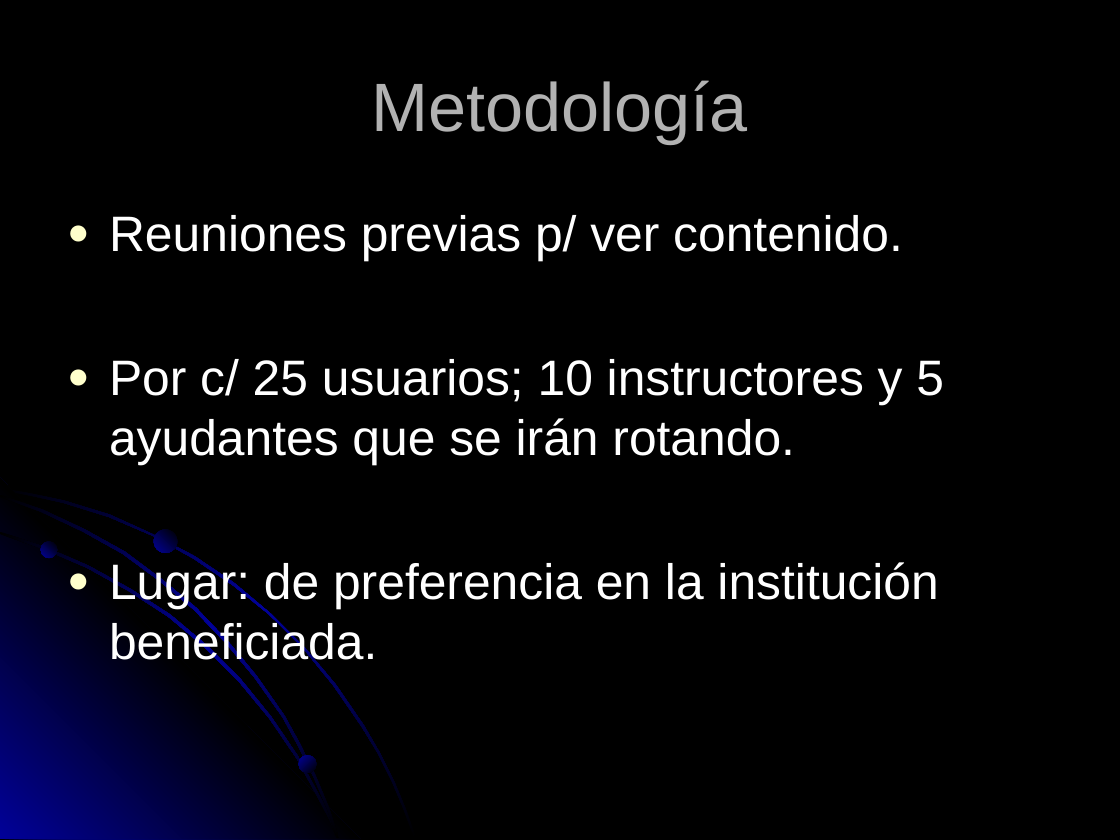
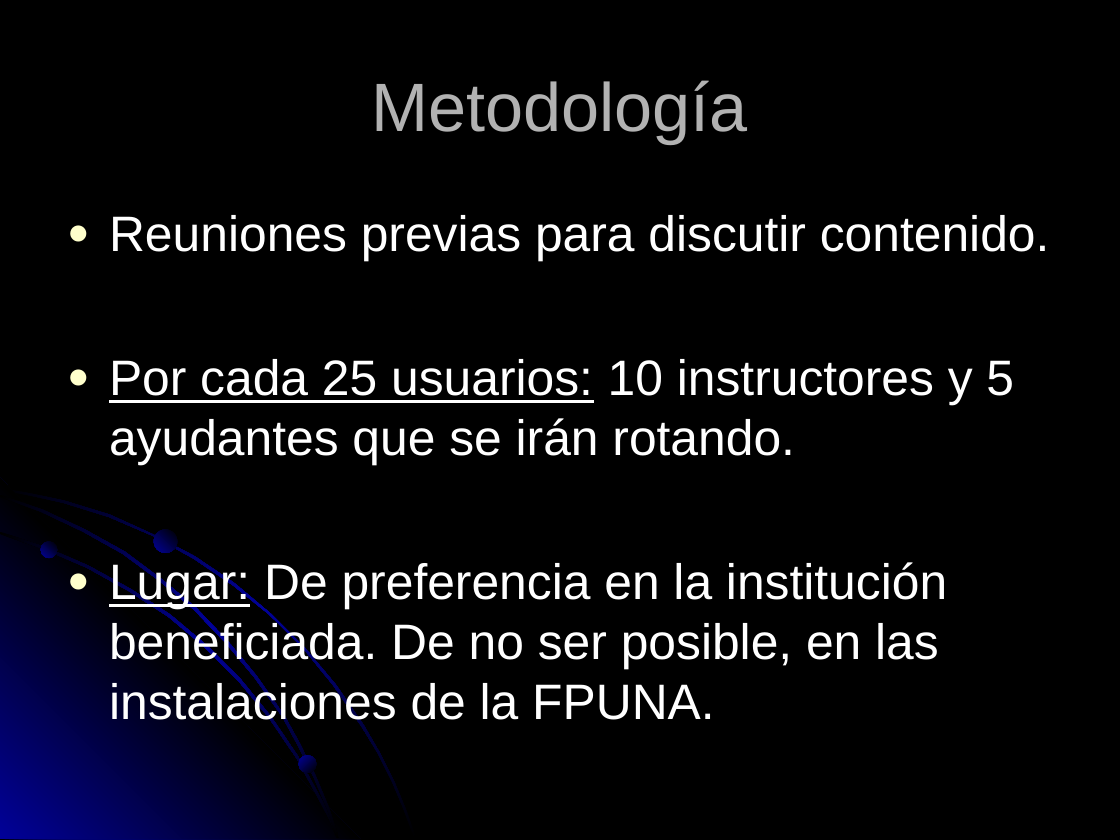
Before and after one commit to ghuttemann/sw-libre-aa, a slide deck: slide 6 of AikuaaPora.ppt. Drawn at 1120x840 pixels with LibreOffice and Linux fonts; fonts in the diff are those of the drawing. Boxes give left, top, right and bottom in pixels: in the first picture for what was removed or moved away, otherwise in the second. Text is boxed around its words. In the diff, an @@ line names an element or a change of style, - is before the commit and + after.

```diff
--- a/AikuaaPora.ppt
+++ b/AikuaaPora.ppt
@@ text at <box>109,215,1050,729</box>: text changed @@
-● Reuniones previas p/ ver contenido.
-● Por c/ 25 usuarios; 10 instructores y 5 ayudantes que se irán rotando.
-● Lugar: de preferencia en la institución beneficiada.
+● Reuniones previas para discutir contenido.
+● Por cada 25 usuarios: 10 instructores y 5 ayudantes que se irán rotando.
+● Lugar: De preferencia en la institución beneficiada. De no ser posible, en las instalaciones de la FPUNA.
```
Also in this commit, not shown: 7 other slides changed.
